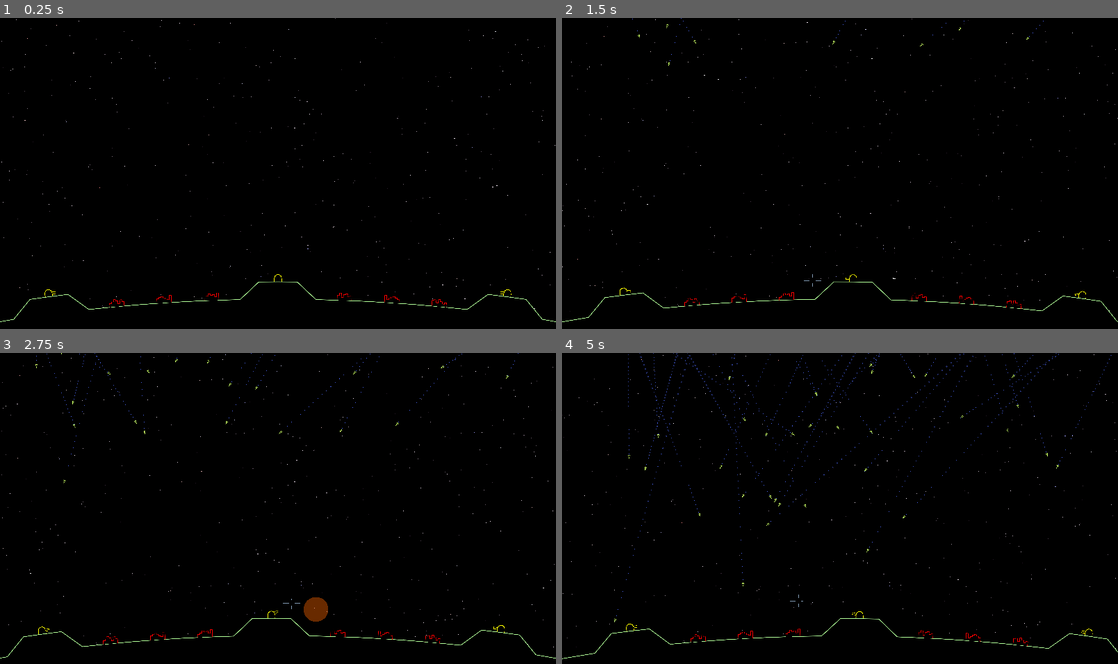
Above: before the commit, frames 1-4 (two rows, left to right).
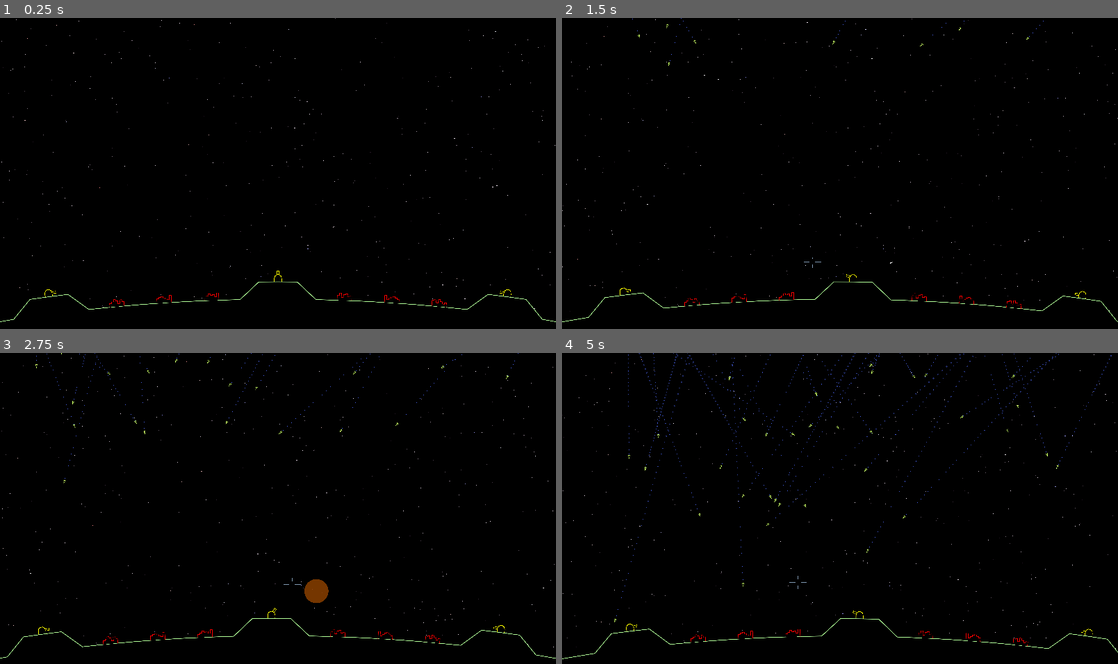
Above: after the commit, the same moments.

Repository: tartley/missile-commander
Game: Godot game, scene res://src/main/main.tscn
Same seed, same stepped clock (60 frames per second), same inputs: the game is played once before the commit and once after it.
Inputs (mouse positions are in pixels of both pictures, inside the frame that each line leads up to):
- Up to frame 1 (0.25 s): no input
- Up to frame 2 (1.5 s): tap Enter at 0.5 s; move the mouse to (867, 173) at 0.52 s; hold W from 0.53 s (still down); move the mouse to (812, 176) at 1.27 s
- Up to frame 3 (2.75 s): keep holding W; move the mouse to (289, 502) at 2.02 s
- Up to frame 4 (5 s): keep holding W; move the mouse to (834, 514) at 2.77 s; move the mouse to (878, 511) at 3.52 s; move the mouse to (795, 505) at 4.27 s

The runs differ from the first frame. In frame 1, less than 0.1% of the frame differs, in the area x 9-91%, y 81-89%; in frame 2, less than 0.1%; in frame 3, 0.8%, in the area x 0-100%, y 0-99%; in frame 4, 0.5%.

Commit message:
Raise mouse lowest position

Diff:
--- a/src/main/mouse.gd
+++ b/src/main/mouse.gd
@@ -27,7 +27,7 @@
     extent_polar = Geometry.PolarExtent.new(
         Geometry.Polar.new(
             Common.PLANET_ANGLE * -0.99,
-            Common.RADIUS + get_viewport_rect().size.y * 0.06,
+            Common.RADIUS + get_viewport_rect().size.y * 0.12,
         ),
         Geometry.Polar.new(
             Common.PLANET_ANGLE * +0.99,
